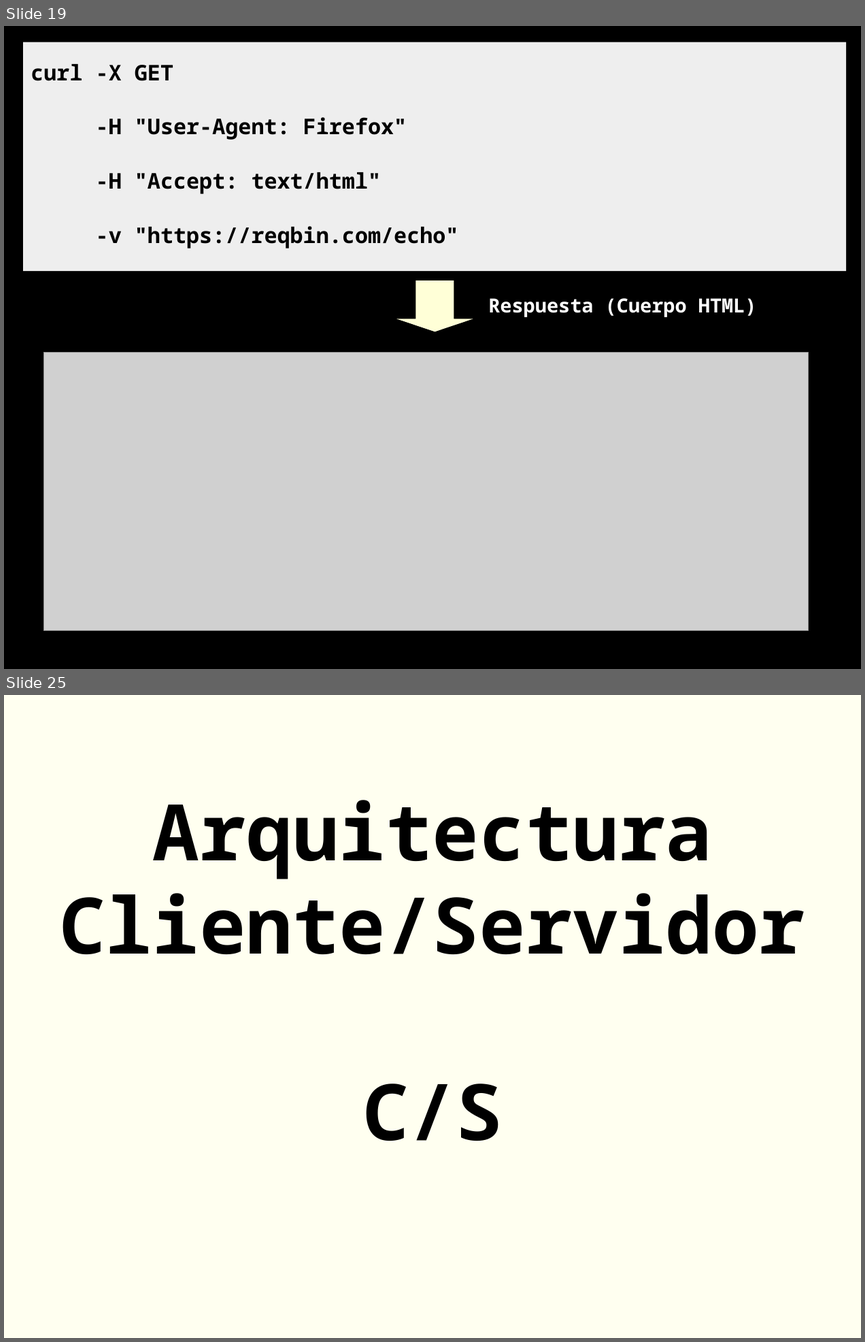
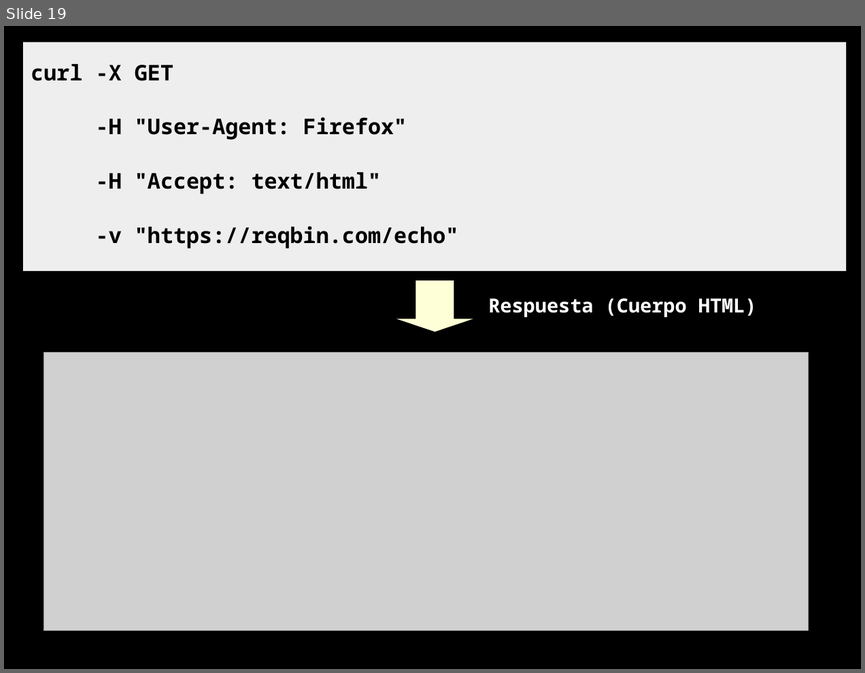
Before and after one commit to rgmf/DWES, a slide deck: 01_arquitectura_web/presentacion/02_protocolo_http.odp. Shown one above the other, each under a label of ours: slides 19 and 25 before the commit, slide 19 after it; the slides between them are not shown. The pictures are 865x1342 and 865x673 pixels, drawn with LibreOffice and Linux fonts; fonts in the diff are those of the drawing; grey boxes stand for pictures. Boxes give left, top, right and bottom in pixels: in the first picture for what was removed or moved away, otherwise in the second. Text is boxed around its words. In the diff, an @@ line names an element or a change of style, - is before the commit and + after.

```diff
--- a/01_arquitectura_web/presentacion/02_protocolo_http.odp
+++ b/01_arquitectura_web/presentacion/02_protocolo_http.odp
@@ slide 25 removed at bbox=[4, 695, 861, 1338], background #FFFFF0 @@
@@ subtitle removed at bbox=[59, 800, 805, 1140] @@
-Arquitectura Cliente/Servidor
-C/S
```
Also in this commit, not shown: 1 slide changed, 16 other slides removed, 30 other files.
